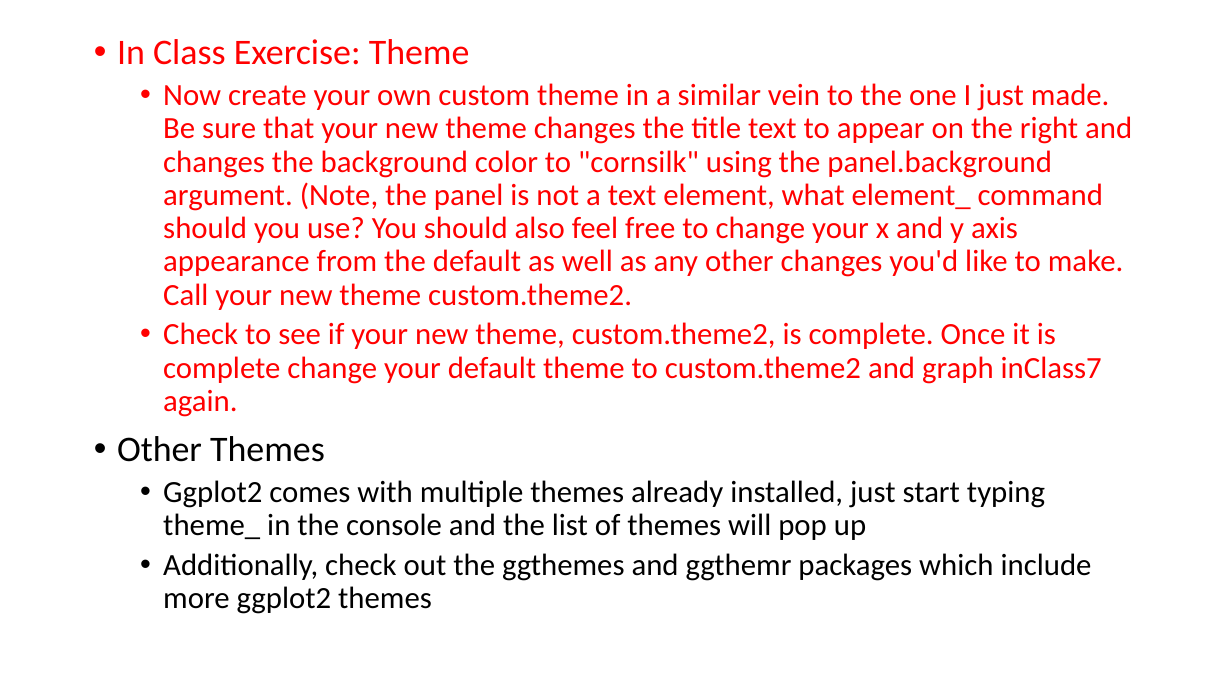
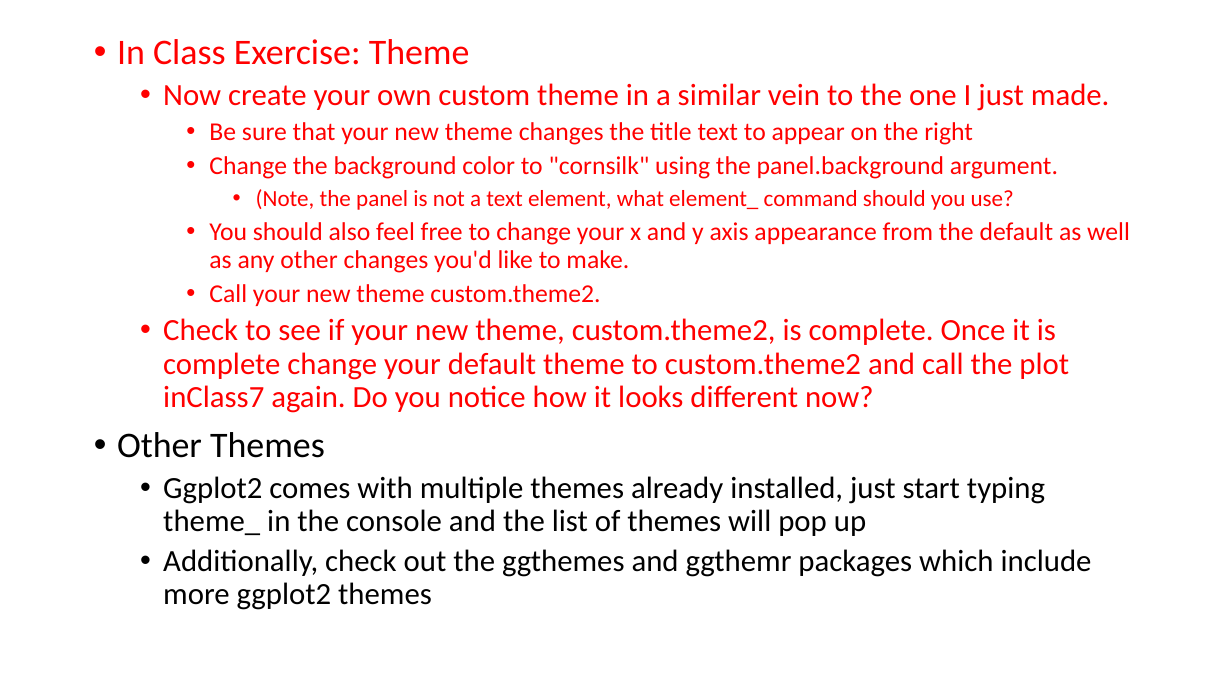
Before and after one commit to wampeh1/Ecog314_Spring2017, a slide deck: slide 31 of lecture7/GGPlot2_lecture.pptx (slide 25 before the commit). Drawn at 1232x693 pixels with LibreOffice and Linux fonts; fonts in the diff are those of the drawing. Boxes give left, top, right and bottom in pixels: in the first picture for what was removed or moved away, otherwise in the second. Text is boxed around its words. In the diff, an @@ line names an element or a change of style, - is before the commit and + after.

```diff
--- a/lecture7/GGPlot2_lecture.pptx
+++ b/lecture7/GGPlot2_lecture.pptx
@@ text at (163, 83, 1130, 413): text changed; size 24 to 20 pt @@
-  • Now create your own custom theme in a similar vein to the one I just made. Be sure that your new theme changes the title text to appear on the right and changes the background color to "cornsilk" using the panel.background argument. (Note, the panel is not a text element, what element_ command should you use? You should also feel free to change your x and y axis appearance from the default as well as any other changes you'd like to make. Call your new theme custom.theme2.
-  • Check to see if your new theme, custom.theme2, is complete. Once it is complete change your default theme to custom.theme2 and graph inClass7 again.
+  • Now create your own custom theme in a similar vein to the one I just made.
+    • Be sure that your new theme changes the title text to appear on the right
+    • Change the background color to "cornsilk" using the panel.background argument.
+      • (Note, the panel is not a text element, what element_ command should you use?
+    • You should also feel free to change your x and y axis appearance from the default as well as any other changes you'd like to make.
+    • Call your new theme custom.theme2.
+  • Check to see if your new theme, custom.theme2, is complete. Once it is complete change your default theme to custom.theme2 and call the plot inClass7 again. Do you notice how it looks different now?
```
Also in this commit, not shown: 6 other slides changed, 4 slides added.
